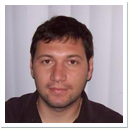
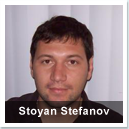
Comparing the layer stacks of the two 129 × 129 images. Changes:
renamed "Brian LeRoux" to "Stoyan Stefanov", showed it, painted on it over [19, 106, 110, 117]
showed "Layer 3", moved it above "Layer 14" over [5, 101, 123, 123]
hid "Layer 8" over [0, 0, 129, 129]
